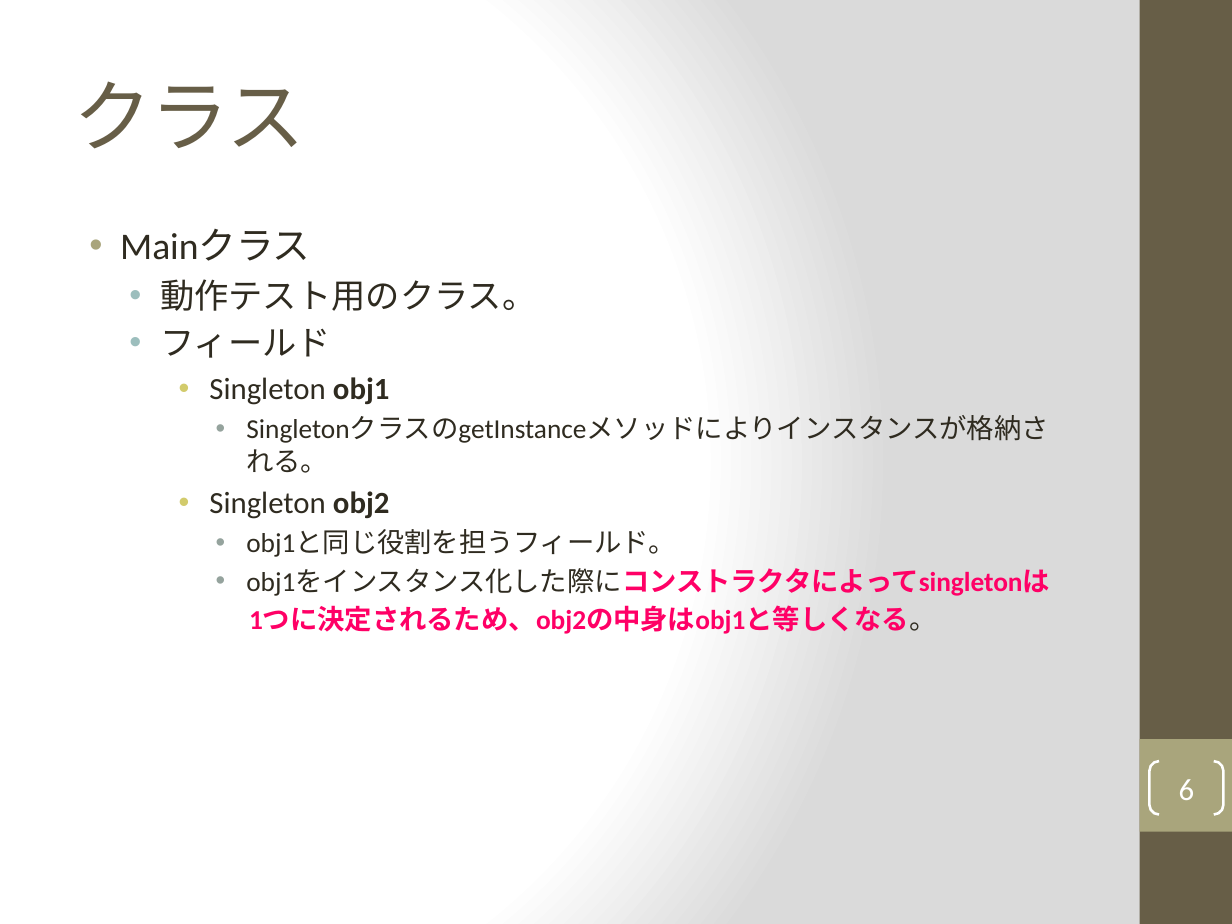
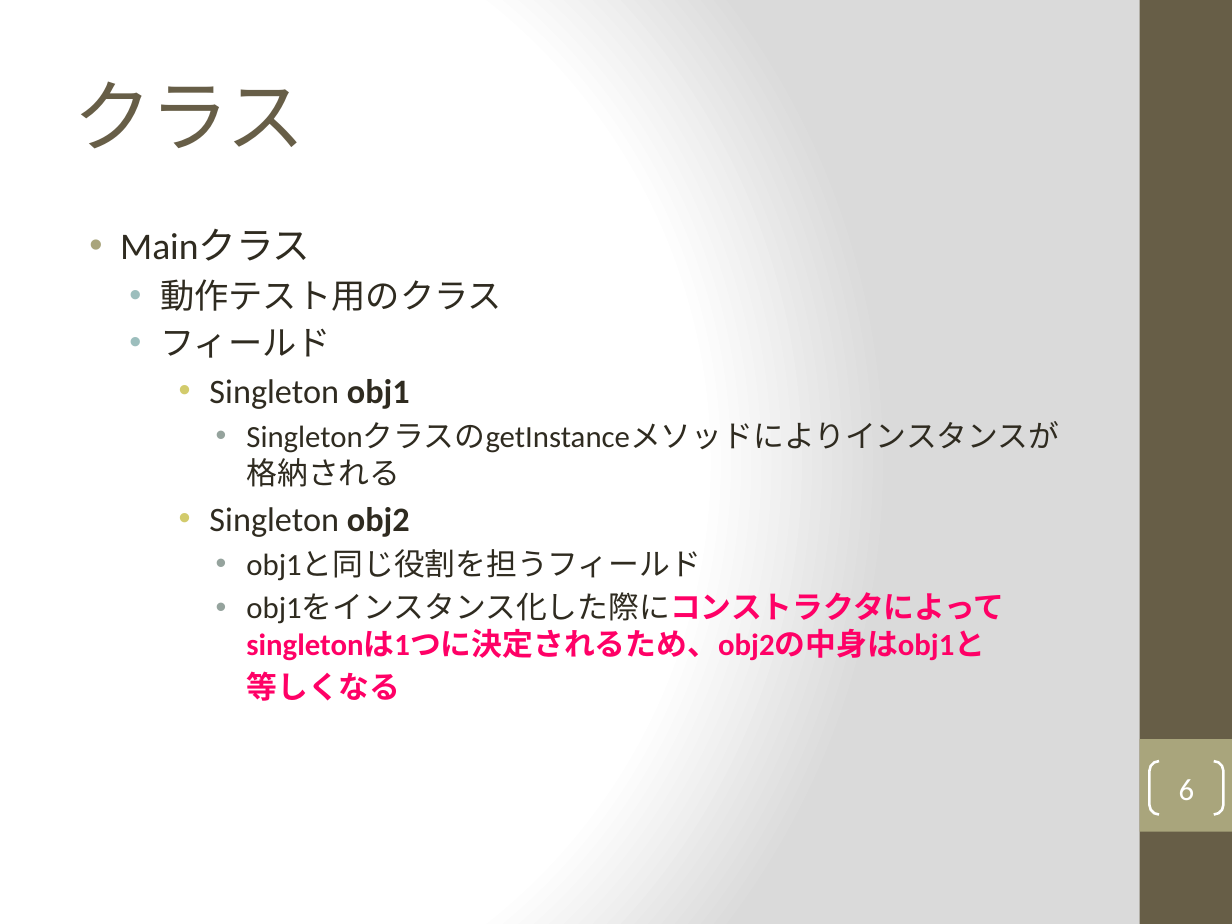
Before and after one commit to Shun40/Seminar-2, a slide deck: slide 6 of Seminar2_slide.pptx. Drawn at 1232x924 pixels with LibreOffice and Linux fonts; fonts in the diff are those of the drawing. Boxes give left, top, right and bottom in pixels: in the first picture for what was removed or moved away, otherwise in the second. Text is boxed around its words. In the diff, an @@ line names an element or a change of style, - is before the commit and + after.

Commit message:
Seminar2 slide about Singleton pattern.

```diff
--- a/Seminar2_slide.pptx
+++ b/Seminar2_slide.pptx
@@ text at (160, 279, 502, 311): text changed @@
-  • 動作テスト用のクラス。
+  • 動作テスト用のクラス
@@ text at (209, 379, 410, 537): size 18 to 20 pt in "Singleton obj1", "Singleton obj2" @@
@@ text at (246, 449, 328, 473): text changed; size 16 to 18 pt @@
-      • SingletonクラスのgetInstanceメソッドによりインスタンスが格納される。
+      • SingletonクラスのgetInstanceメソッドによりインスタンスが格納される
@@ text at (246, 549, 985, 701): text changed; size 16 to 18 pt @@
-      • obj1と同じ役割を担うフィールド。
-      • obj1をインスタンス化した際にコンストラクタによってsingletonは
-      1つに決定されるため、obj2の中身はobj1と等しくなる。
+      • obj1と同じ役割を担うフィールド
+      • obj1をインスタンス化した際にコンストラクタによってsingletonは1つに決定されるため、obj2の中身はobj1と
+      等しくなる
```
Also in this commit, not shown: 5 other slides changed.
